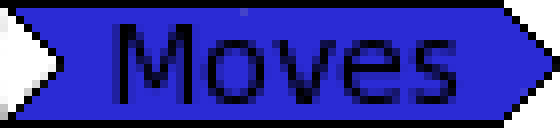
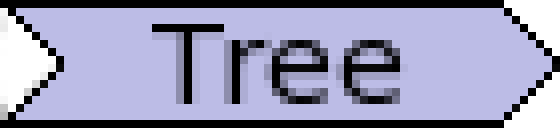
Layered file, before and after one edit (560x128). Changes by layer:
hid "Moves#1" over [112, 24, 464, 104]
showed "Tree" over [152, 24, 408, 104]
hid "Hover (mid)" over [16, 8, 552, 120]
added layer "Eingefügte Ebene" above "Normal (mid)" over [16, 8, 552, 120]
showed "Normal (mid)", painted on it over [16, 8, 552, 120]
